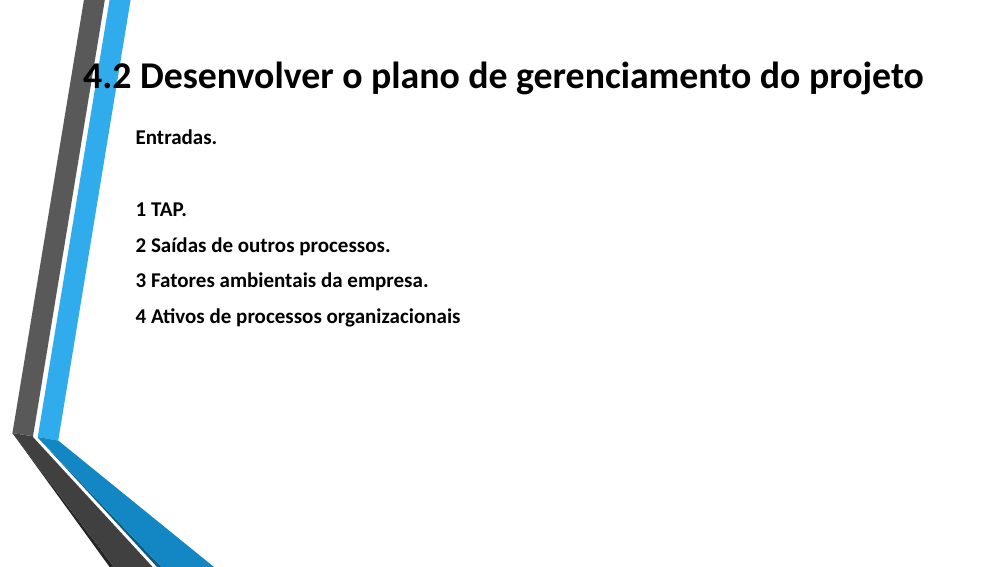
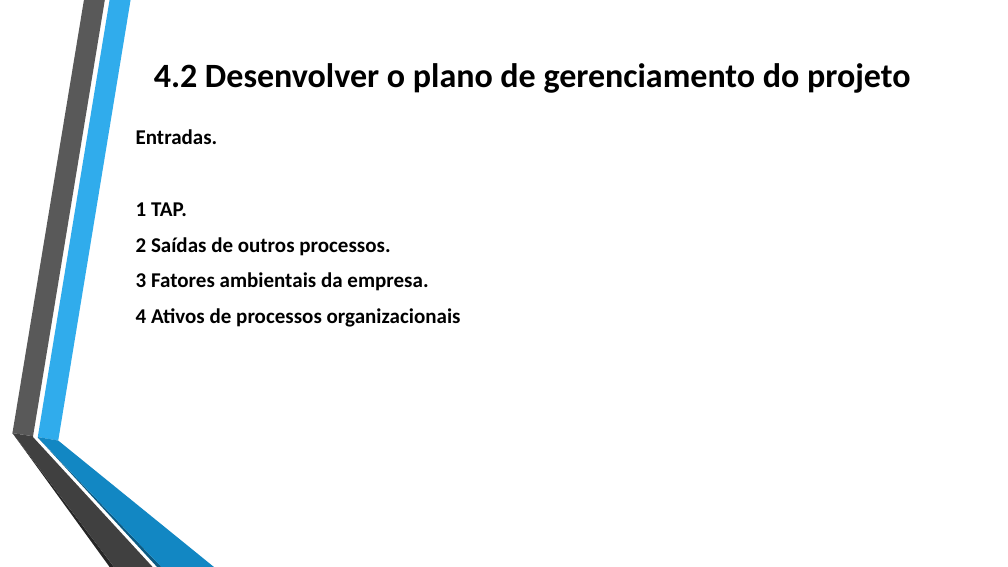
Before and after one commit to jharbes/ADMINISTRACAO-DE-REDES, a slide deck: slide 22 of RELATORIO PROVA P2/relatorio-pmbok-capitulo4-jharbes.pptx. Drawn at 1008x567 pixels with LibreOffice and Linux fonts; fonts in the diff are those of the drawing. Boxes give left, top, right and bottom in pixels: in the first picture for what was removed or moved away, otherwise in the second. Text is boxed around its words. In the diff, an @@ line names an element or a change of style, - is before the commit and + after.

```diff
--- a/RELATORIO PROVA P2/relatorio-pmbok-capitulo4-jharbes.pptx
+++ b/RELATORIO PROVA P2/relatorio-pmbok-capitulo4-jharbes.pptx
@@ title "4.2 Desenvolver o plano de ...": place and size @@
-title "4.2 Desenvolver o plano de ..." at (83,57,924,98)
+title "4.2 Desenvolver o plano de ..." at (154,63,910,93)
@@ title "4.2 Desenvolver o plano de ..." at (154,63,910,93): size 36 to 32.4 pt @@
```
Also in this commit, not shown: 8 other slides changed.
